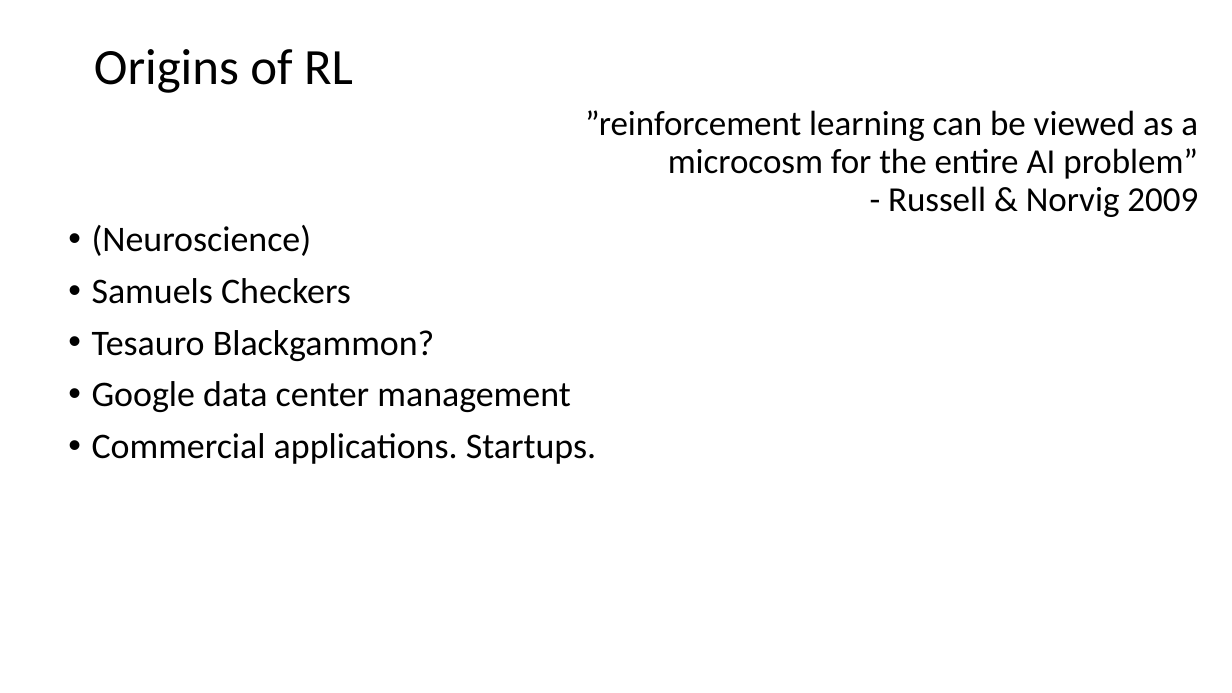
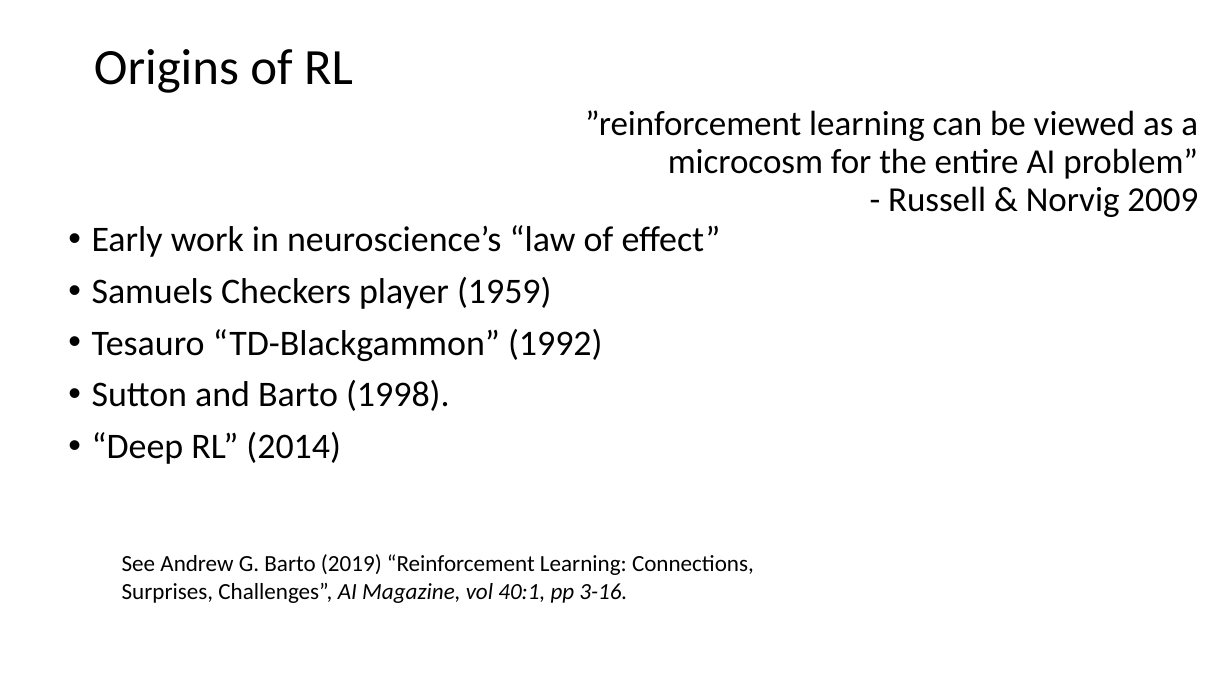
Before and after one commit to microsoft/ICSE2019, a slide deck: slide 16 of Rlearning/RL_ICSE.pptx. Drawn at 1232x693 pixels with LibreOffice and Linux fonts; fonts in the diff are those of the drawing. Boxes give left, top, right and bottom in pixels: in the first picture for what was removed or moved away, otherwise in the second. Text is boxed around its words. In the diff, an @@ line names an element or a change of style, - is before the commit and + after.

```diff
--- a/Rlearning/RL_ICSE.pptx
+++ b/Rlearning/RL_ICSE.pptx
@@ text at box(92, 225, 721, 464): text changed @@
-• (Neuroscience)
-• Samuels Checkers
-• Tesauro Blackgammon?
-• Google data center management
-• Commercial applications. Startups.
+• Early work in neuroscience’s “law of effect”
+• Samuels Checkers player (1959)
+• Tesauro “TD-Blackgammon” (1992)
+• Sutton and Barto (1998).
+• “Deep RL” (2014)
@@ text added at box(122, 554, 754, 603), 18 pt, text #000000 @@
+See Andrew G. Barto (2019) “Reinforcement Learning: Connections, Surprises, Challenges”, AI Magazine, vol 40:1, pp 3-16.
```
Also in this commit, not shown: 7 other slides changed, 2 slides added, 2 slides removed.
